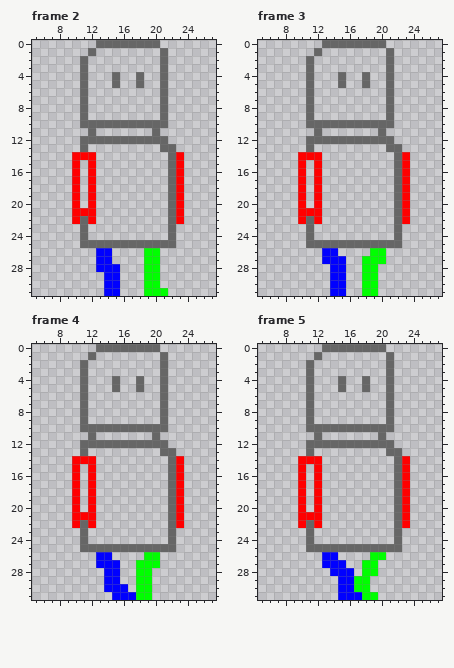
Pixel-art file: assets/character/dude/walk/walk.ase. That is the earlier state.
32x32 pixels, 10 frames. Shown: frame 2: x 5..27, y 0..31; frame 3: x 5..27, y 0..31; frame 4: x 5..27, y 0..31; frame 5: x 5..27, y 0..31. The commit also changed other frames, which this record leaves out.
The result:
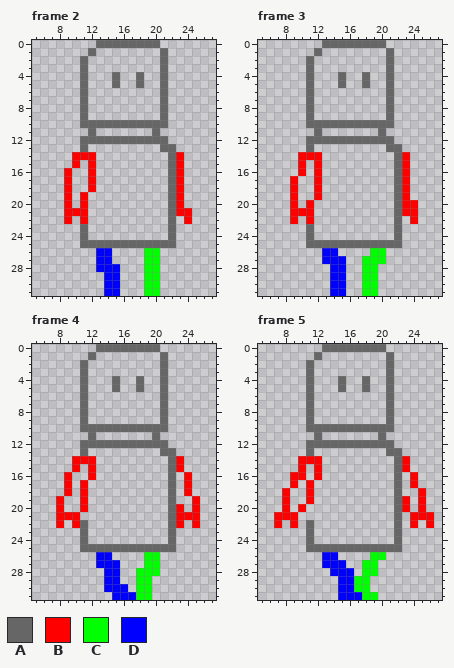
Palette (. is transparent): A #666666  B #ff0000  C #00ff00  D #0000ff
Change:
Changed rows in their new state; - is an unchanged pixel.
Frame 2, layer "Layer 1":
first column x 9:
16 B.--------------
17 B.--------------
18 B.--------------
19 B.B.------------
20 B.B.------------
21 B--.-----------B
22 B.B.----------.B
first column x 21:
31 .
Frame 3, layer "Layer 1":
first column x 9:
17 B.--------------
18 B.--------------
19 B.--------------
20 B.B.-----------B
21 B--.-----------B
22 B.B.----------.B
Frame 4, layer "Layer 1":
first column x 8:
16 -B.------------.B-
17 -B.B.----------.B-
18 -B.B.----------.B-
19 B-.B.----------.-B
20 B-.B.------------B
21 BB-..-----------BB
22 B---.------------B
first column x 18:
27 .--
28 --C
Frame 5, layer "key":
first column x 7:
16 --B-------------.B--
17 --B.B.----------.B--
18 -B-.B.----------.-B-
19 -B-.B.------------B-
20 -B---.------------B-
21 BBB...----------.BBB
22 B-B.-.----------.B-B
